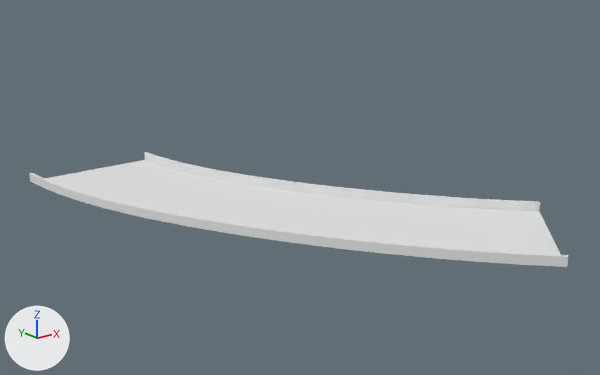
A saved change to the Blender file Assets/Models/TrackSectionModels/45 Bend.blend.
Rendered twice from a camera (50 mm lens) standing at (-50.5, -113.2, 34.7) and looking at (13.2, -33.5, 2.8). The axes (+X, +Y, +Z) are drawn at lower left. The lights are the same throughout.

Objects in the first picture: 'Track'.
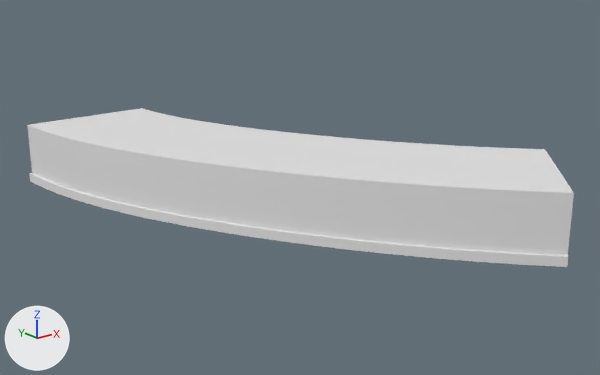
Edits to the scene script, one JSON object a line:
```json
{"op": "add", "block": "me_plane_000", "code": ["me_plane_000 = bpy.data.meshes.new('Plane.000')", "me_plane_000.from_pydata(...)  # 128 vertices, 93 faces; spans x -9.0..9.0, y 1.0..61.0, z 1.2..8.2", "me_plane_000.polygons.foreach_set('use_smooth', [True] * 93)"]}
{"op": "add", "block": "ob_walls", "code": ["ob_walls = bpy.data.objects.new('Walls', me_plane_000)", "ob_walls.location = (0.0, 0.0, 0.0)", "ob_walls.rotation_euler = (0.0, 0.0, 3.142)  # degrees (0, 0, 180)", "_m = ob_walls.modifiers.new('Curve', 'CURVE')", "_m.object = ob_curve", "_m.deform_axis = 'POS_Y'"]}
```

Changed parts and their boxes (x1, y1, x2, y2) in the pictures (600 x 375 px):
```json
{"object": "Walls", "change": "added", "after": [27, 108, 574, 255]}
{"object": "Track", "change": "unchanged, covered by the edit", "before": [29, 152, 568, 267], "after": [29, 173, 568, 267]}
```
